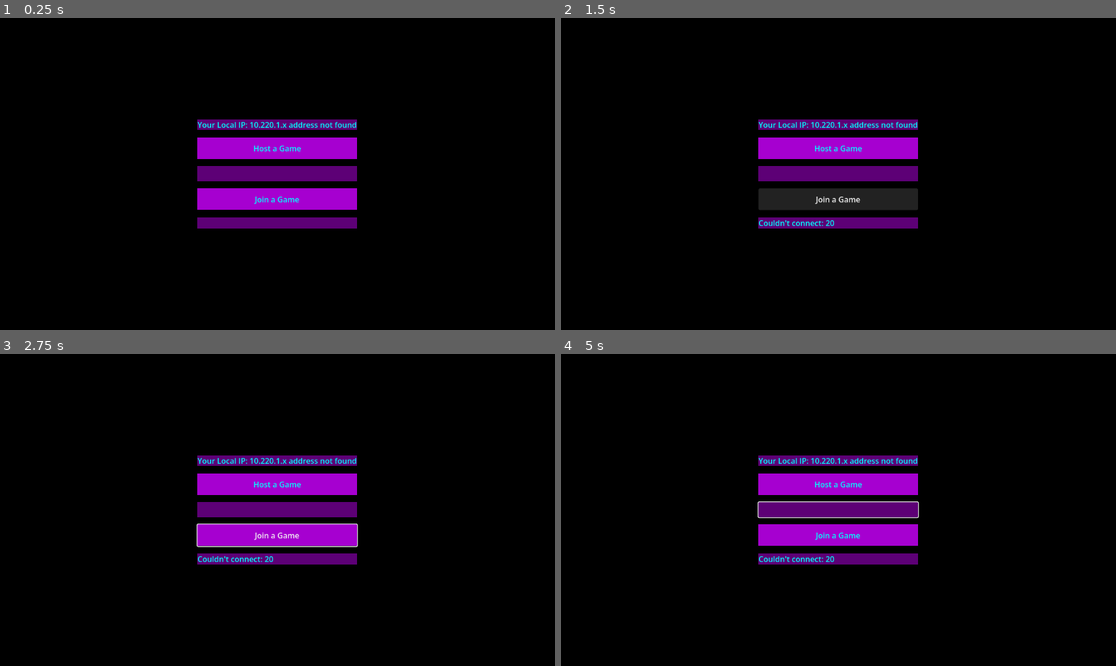
Above: before the commit, frames 1-4 (two rows, left to right).
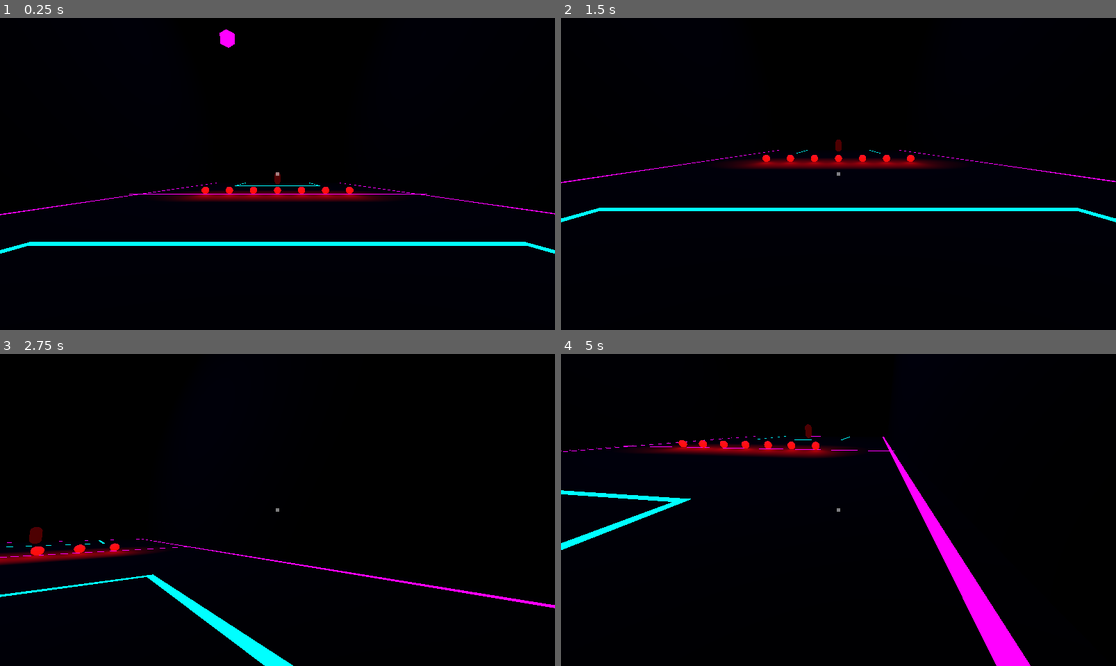
Above: after the commit, the same moments.

Repository: 548778-stack/dodge-ultimate
Game: Godot game, scene res://level_1.tscn
Two runs of this game, one before a commit and one after it. Both use one fixed random seed, a clock stepped at 60 frames per second and the inputs below.
Inputs (mouse positions are in pixels of both pictures, inside the frame that each line leads up to):
- Up to frame 1 (0.25 s): no input
- Up to frame 2 (1.5 s): click (838, 149) at 0.5 s, where only the run before the commit has a clickable "Host a Game"; click (838, 198) at 1.25 s, where only the run before the commit has a clickable "Join a Game"
- Up to frame 3 (2.75 s): move the mouse to (399, 494) at 2.02 s; press the mouse at (399, 494) at 2.03 s; hold D (move_right) from 2.03 s (still down)
- Up to frame 4 (5 s): move the mouse to (727, 525) at 2.77 s; release D (move_right) at 2.78 s; release the mouse at (727, 525) at 2.78 s; hold S (move_backward) 2.78-3.53 s; click (727, 525) at 2.85 s; move the mouse to (894, 441) at 3.52 s; press the mouse at (894, 441) at 3.53 s; hold D (move_right) 3.53-4.28 s; move the mouse to (810, 572) at 4.27 s; release the mouse at (810, 572) at 4.28 s; hold W (move_forward) from 4.28 s (still down); click (810, 572) at 4.35 s

The runs differ from the first frame. In frame 1, 9.4% of the frame differs, in the area x 0-100%, y 3-76%; in frame 2, 9.4%; in frame 3, 10%; in frame 4, 12%, in the area x 0-85%, y 22-100%.

Commit message:
added ai enemy

Diff:
--- /dev/null
+++ b/Enemy.tscn
@@ -0,0 +1,35 @@
+[gd_scene format=3 uid="uid://c7l1amhvirbdx"]
+
+[ext_resource type="Script" uid="uid://6f5u3gostuy3" path="res://enemy.gd" id="1_tt7e2"]
+
+[sub_resource type="CapsuleShape3D" id="CapsuleShape3D_gqquq"]
+
+[sub_resource type="StandardMaterial3D" id="StandardMaterial3D_tt7e2"]
+albedo_color = Color(1, 0, 0, 1)
+
+[sub_resource type="CapsuleMesh" id="CapsuleMesh_gqquq"]
+material = SubResource("StandardMaterial3D_tt7e2")
+
+[sub_resource type="BoxShape3D" id="BoxShape3D_tt7e2"]
+size = Vector3(1, 1.8598328, 1)
+
+[node name="Enemy" type="CharacterBody3D" unique_id=1436146039]
+script = ExtResource("1_tt7e2")
+
+[node name="CollisionShape3D" type="CollisionShape3D" parent="." unique_id=1966790885]
+shape = SubResource("CapsuleShape3D_gqquq")
+
+[node name="MeshInstance3D" type="MeshInstance3D" parent="." unique_id=1620061825]
+mesh = SubResource("CapsuleMesh_gqquq")
+
+[node name="NavigationAgent3D" type="NavigationAgent3D" parent="." unique_id=1465528661]
+
+[node name="HoldPosition" type="Marker3D" parent="." unique_id=915925379]
+transform = Transform3D(1, 0, 0, 0, 1, 0, 0, 0, 1, -0.39829445, 0, 0.49993396)
+
+[node name="PickUpArea" type="Area3D" parent="." unique_id=553782569]
+transform = Transform3D(1, 0, 0, 0, 1, 0, 0, 0, 1, 0, 0.14426184, 1.0207043)
+
+[node name="CollisionShape3D" type="CollisionShape3D" parent="PickUpArea" unique_id=1505541201]
+transform = Transform3D(1, 0, 0, 0, 1, 0, 0, 0, 1, 0, -0.07255554, 0)
+shape = SubResource("BoxShape3D_tt7e2")
--- a/MainMenu.tscn
+++ /dev/null
@@ -1,76 +0,0 @@
-[gd_scene format=3 uid="uid://dnckn15c64gyj"]
-
-[ext_resource type="Script" uid="uid://diaed1ff35lnu" path="res://main_menu.gd" id="1_i26rj"]
-
-[sub_resource type="StyleBoxFlat" id="StyleBoxFlat_iwfq2"]
-bg_color = Color(0.3647059, 0, 0.4627451, 1)
-
-[sub_resource type="StyleBoxFlat" id="StyleBoxFlat_h7a2f"]
-bg_color = Color(0.6509804, 0, 0.8156863, 1)
-
-[sub_resource type="StyleBoxFlat" id="StyleBoxFlat_qoqlk"]
-bg_color = Color(0.3647059, 0, 0.4627451, 1)
-
-[sub_resource type="StyleBoxFlat" id="StyleBoxFlat_eiy7p"]
-bg_color = Color(0.6509804, 0, 0.8156863, 1)
-
-[sub_resource type="StyleBoxFlat" id="StyleBoxFlat_i26rj"]
-bg_color = Color(0.3647059, 0, 0.4627451, 1)
-
-[node name="MainMenu" type="Control" unique_id=778717172]
-layout_mode = 3
-anchors_preset = 15
-anchor_right = 1.0
-anchor_bottom = 1.0
-grow_horizontal = 2
-grow_vertical = 2
-script = ExtResource("1_i26rj")
-
-[node name="ColorRect" type="ColorRect" parent="." unique_id=1105809956]
-layout_mode = 1
-anchors_preset = 15
-anchor_right = 1.0
-anchor_bottom = 1.0
-grow_horizontal = 2
-grow_vertical = 2
-color = Color(0, 0, 0, 1)
-
-[node name="CenterContainer" type="CenterContainer" parent="." unique_id=433309315]
-layout_mode = 1
-anchors_preset = 15
-anchor_right = 1.0
-anchor_bottom = 1.0
-grow_horizontal = 2
-grow_vertical = 2
-
-[node name="VBoxContainer" type="VBoxContainer" parent="CenterContainer" unique_id=1717476702]
-layout_mode = 2
-theme_override_constants/separation = 15
-
-[node name="IPLabel" type="Label" parent="CenterContainer/VBoxContainer" unique_id=1077343744]
-layout_mode = 2
-theme_override_colors/font_color = Color(0, 1, 1, 1)
-theme_override_styles/normal = SubResource("StyleBoxFlat_iwfq2")
-
-[node name="HostButton" type="Button" parent="CenterContainer/VBoxContainer" unique_id=1103017553]
-custom_minimum_size = Vector2(200, 45)
-layout_mode = 2
-theme_override_colors/font_color = Color(0, 1, 1, 1)
-theme_override_styles/normal = SubResource("StyleBoxFlat_h7a2f")
-text = "Host a Game"
-
-[node name="IPInput" type="LineEdit" parent="CenterContainer/VBoxContainer" unique_id=1998739091]
-layout_mode = 2
-theme_override_styles/normal = SubResource("StyleBoxFlat_qoqlk")
-
-[node name="JoinButton" type="Button" parent="CenterContainer/VBoxContainer" unique_id=2121847207]
-custom_minimum_size = Vector2(200, 45)
-layout_mode = 2
-theme_override_colors/font_color = Color(0, 1, 1, 1)
-theme_override_styles/normal = SubResource("StyleBoxFlat_eiy7p")
-text = "Join a Game"
-
-[node name="StatusLabel" type="Label" parent="CenterContainer/VBoxContainer" unique_id=1274011171]
-layout_mode = 2
-theme_override_colors/font_color = Color(0, 1, 1, 1)
-theme_override_styles/normal = SubResource("StyleBoxFlat_i26rj")
--- a/Network.gd
+++ /dev/null
@@ -1,24 +0,0 @@
-extends Node
-
-const PORT := 7000
-const MAX_CLIENTS := 8
-
-func host_game() -> void:
-	var peer := ENetMultiplayerPeer.new()
-	var error := peer.create_server(PORT, MAX_CLIENTS)
-	if error != OK:
-		print("Could not host: ", error)
-		return
-
-	multiplayer.multiplayer_peer = peer
-	print("Hosting on port ", PORT)
-
-func join_game(ip_address: String) -> void:
-	var peer := ENetMultiplayerPeer.new()
-	var error := peer.create_client(ip_address, PORT)
-	if error != OK:
-		print("Could not join: ", error)
-		return
-
-	multiplayer.multiplayer_peer = peer
-	print("Connecting to ", ip_address)
--- a/Player.tscn
+++ b/Player.tscn
@@ -52,3 +52,7 @@
 layout_mode = 2
 mouse_filter = 2
 color = Color(1, 0, 0, 1)
+
+[node name="TimerLabel" type="Label" parent="CanvasLayer" unique_id=1232629296]
+offset_right = 104.0
+offset_bottom = 23.0
--- /dev/null
+++ b/enemy.gd
@@ -0,0 +1,81 @@
+extends CharacterBody3D
+
+@export var speed: float = 4.0
+@export var gravity: float = ProjectSettings.get_setting(
+    "physics/3d/default_gravity"
+)
+
+@onready var navigation_agent: NavigationAgent3D = $NavigationAgent3D
+@onready var hold_position: Marker3D = $HoldPosition
+@onready var pickup_area: Area3D = $PickUpArea
+
+var carried_ball: RigidBody3D
+var nearby_balls: Array[RigidBody3D] = []
+
+
+func _ready() -> void:
+	pickup_area.body_entered.connect(_on_pickup_area_body_entered)
+	pickup_area.body_exited.connect(_on_pickup_area_body_exited)
+
+
+func _physics_process(delta: float) -> void:
+	if not is_on_floor():
+		velocity.y -= gravity * delta
+	else:
+		velocity.y = 0.0
+
+	if is_instance_valid(carried_ball):
+		carried_ball.global_position = hold_position.global_position
+		velocity.x = 0.0
+		velocity.z = 0.0
+		move_and_slide()
+		return
+	else:
+		carried_ball = null
+
+	# Remove balls that have been deleted.
+	for i in range(nearby_balls.size() - 1, -1, -1):
+		if not is_instance_valid(nearby_balls[i]):
+			nearby_balls.remove_at(i)
+
+	if nearby_balls.is_empty():
+		velocity.x = 0.0
+		velocity.z = 0.0
+		move_and_slide()
+		return
+
+	var target_ball: RigidBody3D = nearby_balls[0]
+	navigation_agent.target_position = target_ball.global_position
+
+	if not navigation_agent.is_navigation_finished():
+		var next_position := navigation_agent.get_next_path_position()
+		var direction := next_position - global_position
+		direction.y = 0.0
+		direction = direction.normalized()
+		velocity.x = direction.x * speed
+		velocity.z = direction.z * speed
+	else:
+		velocity.x = 0.0
+		velocity.z = 0.0
+
+	move_and_slide()
+
+
+func _on_pickup_area_body_entered(body: Node3D) -> void:
+	if body is RigidBody3D:
+		var ball := body as RigidBody3D
+		if not nearby_balls.has(ball):
+			nearby_balls.append(ball)
+
+		# Pick it up when it enters the area.
+		carried_ball = ball
+		ball.freeze = true
+		ball.linear_velocity = Vector3.ZERO
+		ball.angular_velocity = Vector3.ZERO
+		ball.reparent(hold_position, true)
+		ball.global_position = hold_position.global_position
+
+
+func _on_pickup_area_body_exited(body: Node3D) -> void:
+	if body is RigidBody3D:
+		nearby_balls.erase(body)
--- a/level_1.gd
+++ b/level_1.gd
@@ -1,62 +1,17 @@
 extends Node3D
-
-const PLAYER_SCENE: PackedScene = preload("res://player.tscn")
 
 @export var ball_scene: PackedScene = preload("res://ball.tscn")
 
 @onready var ball_starting_positions: Node = $BallStartingPositions
-@onready var players: Node3D = $Players
-@onready var player_spawn_points: Node = $PlayerSpawnPoints
-@onready var spawner: MultiplayerSpawner = $MultiplayerSpawner
-@onready var main_menu: Control = $CanvasLayer/MainMenu
+
 
 func _ready() -> void:
-	spawner.spawn_function = _spawn_player
-
-	# Connect before accepting guests. Only the server creates player nodes.
-	if multiplayer.is_server():
-		multiplayer.peer_connected.connect(_on_peer_connected)
-		multiplayer.peer_disconnected.connect(_on_peer_disconnected)
-
 	_spawn_center_balls()
 
-	# A standalone run has no network peer; spawn a local player for testing.
-	if multiplayer.multiplayer_peer == null:
-		_spawn_for_peer(1)
-	elif multiplayer.is_server():
-		_spawn_for_peer(1)
 
 func _spawn_center_balls() -> void:
 	for marker in ball_starting_positions.get_children():
 		if marker is Node3D:
-			var new_ball = ball_scene.instantiate()
+			var new_ball: Node3D = ball_scene.instantiate()
 			add_child(new_ball)
 			new_ball.global_position = marker.global_position
-
-func _on_peer_connected(peer_id: int) -> void:
-	_spawn_for_peer(peer_id)
-
-func _spawn_for_peer(peer_id: int) -> void:
-	if player_spawn_points.get_child_count() == 0:
-		push_error("PlayerSpawnPoints needs at least one Marker3D.")
-		return
-
-	var index := (peer_id - 1) % player_spawn_points.get_child_count()
-	spawner.spawn({
-		"peer_id": peer_id,
-		"spawn_index": index
-	})
-
-func _spawn_player(data: Variant) -> Node:
-	var player := PLAYER_SCENE.instantiate()
-	player.name = str(data["peer_id"])
-	player.set_multiplayer_authority(int(data["peer_id"]))
-
-	var marker := player_spawn_points.get_child(int(data["spawn_index"])) as Node3D
-	player.global_position = marker.global_position
-	return player
-
-func _on_peer_disconnected(peer_id: int) -> void:
-	var player := players.get_node_or_null(str(peer_id))
-	if player:
-		player.queue_free()
--- a/level_1.tscn
+++ b/level_1.tscn
@@ -3,8 +3,14 @@
 [ext_resource type="Script" uid="uid://r4tyn7qgg1np" path="res://level_1.gd" id="1_hbghi"]
 [ext_resource type="PackedScene" uid="uid://hxmylvmbk4la" path="res://NeonCircleShape.tscn" id="4_ihfcg"]
 [ext_resource type="PackedScene" uid="uid://cihd1td4k5ewq" path="res://NeonSquareShape.tscn" id="4_rka8t"]
+[ext_resource type="PackedScene" uid="uid://bge0fgpvrh8k" path="res://player.tscn" id="5_5hph3"]
 [ext_resource type="PackedScene" uid="uid://p0m17yfj4cct" path="res://NeonTriangleShape.tscn" id="5_rka8t"]
-[ext_resource type="PackedScene" uid="uid://dnckn15c64gyj" path="res://MainMenu.tscn" id="6_5hph3"]
+[ext_resource type="PackedScene" uid="uid://c7l1amhvirbdx" path="res://Enemy.tscn" id="6_5hph3"]
+
+[sub_resource type="NavigationMesh" id="NavigationMesh_5hph3"]
+vertices = PackedVector3Array(-22.125002, 0.54938114, -12, -22.125002, 0.29938114, 12, 22.124998, 0.29938114, 12, 22.124998, 0.54938114, -12)
+polygons = [PackedInt32Array(3, 2, 0), PackedInt32Array(0, 2, 1)]
+geometry_parsed_geometry_type = 0
 
 [sub_resource type="BoxShape3D" id="BoxShape3D_ilcil"]
 size = Vector3(45, 1, 25)
@@ -86,69 +92,61 @@
 [node name="Level1" type="Node3D" unique_id=997525223]
 script = ExtResource("1_hbghi")
 
-[node name="Players" type="Node3D" parent="." unique_id=2054101793]
-
-[node name="PlayerSpawnPoints" type="Node3D" parent="." unique_id=891365096]
-
-[node name="Marker3D" type="Marker3D" parent="PlayerSpawnPoints" unique_id=1804241743]
-transform = Transform3D(1, 0, 0, 0, 1, 0, 0, 0, 1, 17, 0.5, 0)
-
-[node name="Marker3D2" type="Marker3D" parent="PlayerSpawnPoints" unique_id=420826463]
-transform = Transform3D(1, 0, 0, 0, 1, 0, 0, 0, 1, -17, 0.5, 0)
-
-[node name="MultiplayerSpawner" type="MultiplayerSpawner" parent="." unique_id=1906336317]
-spawn_path = NodePath("../Players")
-
-[node name="Floor" type="StaticBody3D" parent="." unique_id=1924565075]
-
-[node name="CollisionShape3D" type="CollisionShape3D" parent="Floor" unique_id=33812403]
+[node name="NavigationRegion3D" type="NavigationRegion3D" parent="." unique_id=1263345556]
+transform = Transform3D(1, 0, 0, 0, 1, 0, 0, 0, 1, 0, -0.039381146, 0)
+navigation_mesh = SubResource("NavigationMesh_5hph3")
+
+[node name="Floor" type="StaticBody3D" parent="NavigationRegion3D" unique_id=1924565075]
+transform = Transform3D(1, 0, 0, 0, 1, 0, 0, 0, 1, 0, 0.039381146, 0)
+
+[node name="CollisionShape3D" type="CollisionShape3D" parent="NavigationRegion3D/Floor" unique_id=33812403]
 transform = Transform3D(1, 0, 0, 0, 1, 0, 0, 0, 1, 0, -0.5, 0)
 shape = SubResource("BoxShape3D_ilcil")
 
-[node name="MeshInstance3D" type="MeshInstance3D" parent="Floor" unique_id=1201805939]
+[node name="MeshInstance3D" type="MeshInstance3D" parent="NavigationRegion3D/Floor" unique_id=1201805939]
 mesh = SubResource("PlaneMesh_ilcil")
 
-[node name="WhiteNeonStripes" type="MeshInstance3D" parent="Floor" unique_id=120260905]
+[node name="WhiteNeonStripes" type="MeshInstance3D" parent="NavigationRegion3D/Floor" unique_id=120260905]
 transform = Transform3D(1, 0, 0, 0, 1, 0, 0, 0, 1, 0, -0.49, -11.75)
 mesh = SubResource("BoxMesh_5hph3")
 
-[node name="WhiteNeonStripes2" type="MeshInstance3D" parent="Floor" unique_id=642943050]
+[node name="WhiteNeonStripes2" type="MeshInstance3D" parent="NavigationRegion3D/Floor" unique_id=642943050]
 transform = Transform3D(1, 0, 0, 0, 1, 0, 0, 0, 1, 0, -0.49, 11.5)
 mesh = SubResource("BoxMesh_5hph3")
 
-[node name="WhiteNeonStripes3" type="MeshInstance3D" parent="Floor" unique_id=758706194]
+[node name="WhiteNeonStripes3" type="MeshInstance3D" parent="NavigationRegion3D/Floor" unique_id=758706194]
 transform = Transform3D(-4.371139e-08, 0, 1, 0, 1, 0, -1, 0, -4.371139e-08, 22.5, -0.49, 0)
 mesh = SubResource("BoxMesh_5hph3")
 
-[node name="WhiteNeonStripes4" type="MeshInstance3D" parent="Floor" unique_id=847128691]
+[node name="WhiteNeonStripes4" type="MeshInstance3D" parent="NavigationRegion3D/Floor" unique_id=847128691]
 transform = Transform3D(-4.371139e-08, 0, 1, 0, 1, 0, -1, 0, -4.371139e-08, -22.5, -0.49, 0)
 mesh = SubResource("BoxMesh_5hph3")
 
-[node name="WhiteNeonStripes5" type="MeshInstance3D" parent="Floor" unique_id=1545261904]
+[node name="WhiteNeonStripes5" type="MeshInstance3D" parent="NavigationRegion3D/Floor" unique_id=1545261904]
 transform = Transform3D(-4.371139e-08, 0, 1, 0, 1, 0, -1, 0, -4.371139e-08, 0, -0.49, 0)
 mesh = SubResource("BoxMesh_5hph3")
 
-[node name="NeonCyanStripes" type="MeshInstance3D" parent="Floor" unique_id=378677964]
+[node name="NeonCyanStripes" type="MeshInstance3D" parent="NavigationRegion3D/Floor" unique_id=378677964]
 transform = Transform3D(1, 0, 0, 0, 1, 0, 0, 0, 1, 17, -0.49, 6)
 mesh = SubResource("BoxMesh_gyffv")
 
-[node name="NeonCyanStripes2" type="MeshInstance3D" parent="Floor" unique_id=619314314]
+[node name="NeonCyanStripes2" type="MeshInstance3D" parent="NavigationRegion3D/Floor" unique_id=619314314]
 transform = Transform3D(1, 0, 0, 0, 1, 0, 0, 0, 1, 17, -0.49, -6)
 mesh = SubResource("BoxMesh_gyffv")
 
-[node name="NeonCyanStripes4" type="MeshInstance3D" parent="Floor" unique_id=1693449259]
+[node name="NeonCyanStripes4" type="MeshInstance3D" parent="NavigationRegion3D/Floor" unique_id=1693449259]
 transform = Transform3D(1, 0, 0, 0, 1, 0, 0, 0, 1, -17, -0.49, 6)
 mesh = SubResource("BoxMesh_gyffv")
 
-[node name="NeonCyanStripes5" type="MeshInstance3D" parent="Floor" unique_id=827900588]
+[node name="NeonCyanStripes5" type="MeshInstance3D" parent="NavigationRegion3D/Floor" unique_id=827900588]
 transform = Transform3D(1, 0, 0, 0, 1, 0, 0, 0, 1, -17, -0.49, -6)
 mesh = SubResource("BoxMesh_gyffv")
 
-[node name="NeonCyanStripes3" type="MeshInstance3D" parent="Floor" unique_id=188912865]
+[node name="NeonCyanStripes3" type="MeshInstance3D" parent="NavigationRegion3D/Floor" unique_id=188912865]
 transform = Transform3D(-4.371139e-08, 0, 1, 0, 1, 0, -1, 0, -4.371139e-08, 12, -0.49, 0)
 mesh = SubResource("BoxMesh_1pe0h")
 
-[node name="NeonCyanStripes6" type="MeshInstance3D" parent="Floor" unique_id=948942126]
+[node name="NeonCyanStripes6" type="MeshInstance3D" parent="NavigationRegion3D/Floor" unique_id=948942126]
 transform = Transform3D(-4.371139e-08, 0, 1, 0, 1, 0, -1, 0, -4.371139e-08, -12, -0.49, 0)
 mesh = SubResource("BoxMesh_1pe0h")
 
@@ -260,6 +258,8 @@
 [node name="WorldEnvironment" type="WorldEnvironment" parent="." unique_id=533602089]
 environment = SubResource("Environment_ihfcg")
 
-[node name="CanvasLayer" type="CanvasLayer" parent="." unique_id=123623224]
-
-[node name="MainMenu" parent="CanvasLayer" unique_id=778717172 instance=ExtResource("6_5hph3")]
+[node name="Player" parent="." unique_id=1058905890 groups=["player"] instance=ExtResource("5_5hph3")]
+transform = Transform3D(-4.371139e-08, 0, 1, 0, 1, 0, -1, 0, -4.371139e-08, 17, 0, 0)
+
+[node name="Enemy" parent="." unique_id=1436146039 instance=ExtResource("6_5hph3")]
+transform = Transform3D(1, 0, 0, 0, 1, 0, 0, 0, 1, -17, 0, 0)
--- a/main_menu.gd
+++ /dev/null
@@ -1,63 +0,0 @@
-extends Control
-
-const GAME_SCENE := "res://level_1.tscn"
-
-@onready var ip_input: LineEdit = $CenterContainer/VBoxContainer/IPInput
-@onready var status_label: Label = $CenterContainer/VBoxContainer/StatusLabel
-@onready var ip_label: Label = $CenterContainer/VBoxContainer/IPLabel
-
-func _ready() -> void:
-	Input.mouse_mode = Input.MOUSE_MODE_VISIBLE
-	ip_label.text = "Your Local IP: " + _get_local_ip()
-	$CenterContainer/VBoxContainer/HostButton.pressed.connect(_host)
-	$CenterContainer/VBoxContainer/JoinButton.pressed.connect(_join)
-	multiplayer.connected_to_server.connect(_on_connected)
-	multiplayer.connection_failed.connect(_on_connection_failed)
-	multiplayer.server_disconnected.connect(_on_server_disconnected)
-
-func _host() -> void:
-	var peer := ENetMultiplayerPeer.new()
-	var err := peer.create_server(7000, 8)
-	if err != OK:
-		status_label.text = "Host failed: " + str(err)
-		return
-
-	multiplayer.multiplayer_peer = peer
-	status_label.text = "Waiting for guest..."
-
-func _join() -> void:
-	var peer := ENetMultiplayerPeer.new()
-	var error := peer.create_client(ip_input.text.strip_edges(), 7000)
-	if error != OK:
-		status_label.text = "Couldn't connect: %s" % error
-		return
-
-	multiplayer.multiplayer_peer = peer
-	status_label.text = "Connecting..."
-
-func _get_local_ip() -> String:
-	for address in IP.get_local_addresses():
-		if address.begins_with("10.220.1."):
-			return address
-	return "10.220.1.x address not found"
-
-func _on_connected() -> void:
-	print("Guest: connected_to_server fired")
-	_go_to_game()
-
-func _go_to_game() -> void:
-	print("Loading scene: ", GAME_SCENE)
-	var error := get_tree().change_scene_to_file(GAME_SCENE)
-	if error != OK:
-		status_label.text = "Scene load error: %s" % error
-		push_error("Could not load %s (error %d)" % [GAME_SCENE, error])
-
-func _on_connection_failed() -> void:
-	status_label.text = "Connection failed. Check the IP and try again."
-
-func _on_server_disconnected() -> void:
-	status_label.text = "Host disconnected."
-
-func hide_menu() -> void:
-	hide()
-	Input.mouse_mode = Input.MOUSE_MODE_CAPTURED
--- a/player.gd
+++ b/player.gd
@@ -13,41 +13,23 @@
 var is_charging: bool = false
 var gravity: float = ProjectSettings.get_setting("physics/3d/default_gravity")
 
+var color_default := Color(1, 1, 1, 0.5)
+var color_hover := Color(0, 1, 1, 1)
+var held_ball: RigidBody3D = null
+
 @onready var camera: Camera3D = $CameraPivot/Camera3D
 @onready var interaction_ray: RayCast3D = $CameraPivot/Camera3D/RayCast3D
 @onready var hold_position: Node3D = $CameraPivot/Camera3D/HoldPosition
 @onready var charge_bar: ProgressBar = $CanvasLayer/ChargeBar
 @onready var crosshair: ColorRect = $CanvasLayer/CenterContainer/Crosshair
 
-var color_default := Color(1, 1, 1, 0.5)
-var color_hover := Color(0, 1, 1, 1)
-var held_ball: RigidBody3D = null
-
-
-func _enter_tree() -> void:
-	# The player node must be named with its peer ID (for example, "1" or "123").
-	set_multiplayer_authority(int(name))
-
 
 func _ready() -> void:
-	if not is_multiplayer_authority():
-		camera.current = false
-		$CanvasLayer.hide()
-		return
-
-	Input.mouse_mode = Input.MOUSE_MODE_VISIBLE
+	Input.mouse_mode = Input.MOUSE_MODE_CAPTURED
 	charge_bar.hide()
 
 
 func _unhandled_input(event: InputEvent) -> void:
-	if not is_multiplayer_authority():
-		return
-
-	# Leave the cursor available while the main menu is visible.
-	var menu := get_tree().get_first_node_in_group("main_menu")
-	if menu != null and menu.visible:
-		return
-
 	if event is InputEventMouseButton and event.pressed:
 		Input.mouse_mode = Input.MOUSE_MODE_CAPTURED
 	elif event.is_action_pressed("ui_cancel"):
@@ -76,9 +58,6 @@
 
 
 func _physics_process(delta: float) -> void:
-	if not is_multiplayer_authority():
-		return
-
 	if not is_on_floor():
 		velocity.y -= gravity * delta
 
@@ -89,14 +68,16 @@
 		current_charge = min(current_charge + delta, max_charge_time)
 		charge_bar.value = (current_charge / max_charge_time) * 100.0
 
-	var input_dir := Input.get_vector(
+	var input_dir: Vector2 = Input.get_vector(
 		"move_left",
 		"move_right",
 		"move_forward",
         "move_backward"
 	)
 
-	var direction := (transform.basis * Vector3(input_dir.x, 0, input_dir.y)).normalized()
+	var direction: Vector3 = (
+		transform.basis * Vector3(input_dir.x, 0.0, input_dir.y)
+	).normalized()
 
 	if direction:
 		velocity.x = direction.x * speed
@@ -113,7 +94,8 @@
 
 func _update_crosshair() -> void:
 	if interaction_ray.is_colliding() and held_ball == null:
-		var object_seen := interaction_ray.get_collider()
+		var object_seen: Object = interaction_ray.get_collider()
+
 		if object_seen is RigidBody3D and not object_seen.is_in_group("floating_lights"):
 			crosshair.color = color_hover
 			return
@@ -123,11 +105,11 @@
 
 func _push_balls() -> void:
 	for i in range(get_slide_collision_count()):
-		var collision := get_slide_collision(i)
-		var collider := collision.get_collider()
+		var collision: KinematicCollision3D = get_slide_collision(i)
+		var collider: Object = collision.get_collider()
 
 		if collider is RigidBody3D and collider != held_ball:
-			var push_direction := -collision.get_normal()
+			var push_direction: Vector3 = -collision.get_normal()
 			collider.sleeping = false
 			collider.apply_central_impulse(push_direction * push_force)
 
@@ -138,7 +120,8 @@
 	if not interaction_ray.is_colliding():
 		return
 
-	var object_seen := interaction_ray.get_collider()
+	var object_seen: Object = interaction_ray.get_collider()
+
 	if not (object_seen is RigidBody3D):
 		return
 	if object_seen.is_in_group("floating_lights"):
@@ -149,11 +132,11 @@
 	held_ball.linear_velocity = Vector3.ZERO
 	held_ball.angular_velocity = Vector3.ZERO
 
-	var ball_shape := held_ball.get_node_or_null("CollisionShape3D")
+	var ball_shape: CollisionShape3D = held_ball.get_node_or_null("CollisionShape3D")
 	if ball_shape:
 		ball_shape.disabled = true
 
-	var old_parent := held_ball.get_parent()
+	var old_parent: Node = held_ball.get_parent()
 	if old_parent:
 		old_parent.remove_child(held_ball)
 
@@ -169,22 +152,22 @@
 	is_charging = false
 	charge_bar.hide()
 
-	var charge_percent := current_charge / max_charge_time
+	var charge_percent: float = current_charge / max_charge_time
 	var final_force: float = lerp(min_throw_force, max_throw_force, charge_percent)
 
-	var ball_to_throw := held_ball
+	var ball_to_throw: RigidBody3D = held_ball
 	held_ball = null
 
 	hold_position.remove_child(ball_to_throw)
 	get_parent().add_child(ball_to_throw)
 	ball_to_throw.global_position = hold_position.global_position
 
-	var ball_shape := ball_to_throw.get_node_or_null("CollisionShape3D")
+	var ball_shape: CollisionShape3D = ball_to_throw.get_node_or_null("CollisionShape3D")
 	if ball_shape:
 		ball_shape.disabled = false
 
 	ball_to_throw.freeze = false
-	var throw_direction := -camera.global_transform.basis.z.normalized()
+	var throw_direction: Vector3 = -camera.global_transform.basis.z.normalized()
 	ball_to_throw.linear_velocity = throw_direction * final_force
 
 	current_charge = 0.0
--- a/project.godot
+++ b/project.godot
@@ -18,6 +18,7 @@
 [global_group]
 
 floating_lights=""
+player=""
 
 [input]
 
Not shown, removed: Network.gd.uid
Not shown, added: enemy.gd.uid
Not shown, removed: main_menu.gd.uid
